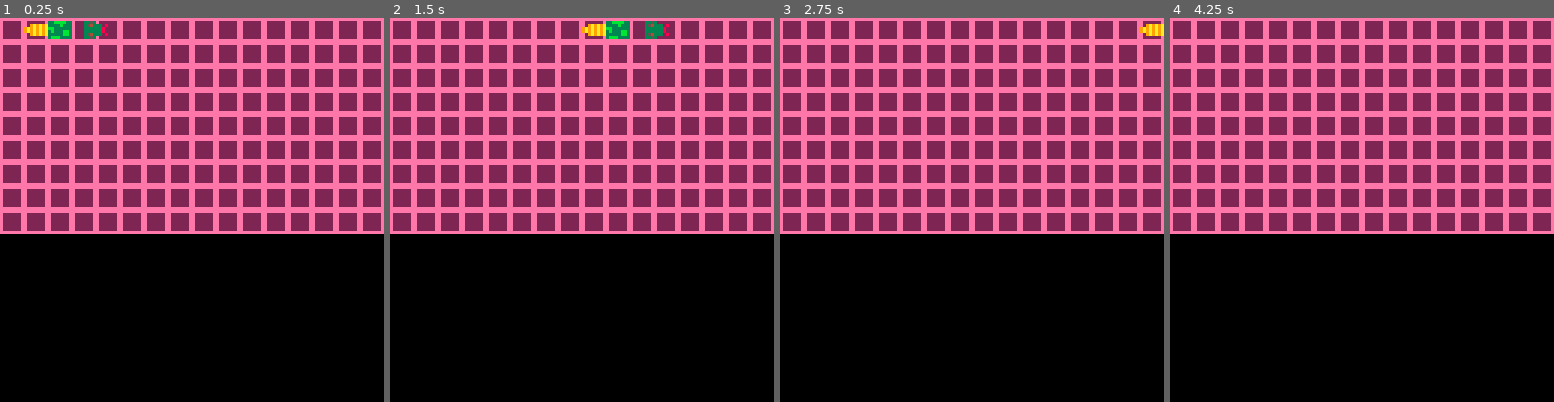
Above: before the commit, frames 1-4 (left to right).
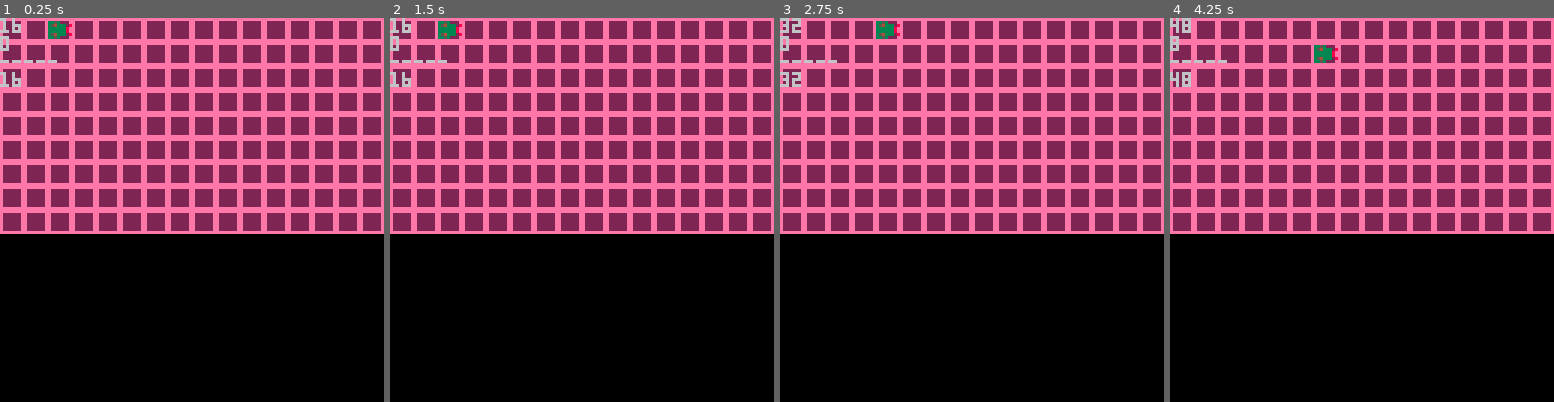
Above: after the commit, the same moments.

Repository: alainpuron/pico-8
Game: PICO-8 cartridge snake.p8
The game is run twice, just before and just after one commit, with the same random seed, the same clock (stepped at 60 frames per second) and the same inputs.
Inputs:
- Up to frame 1 (0.25 s): no input
- Up to frame 2 (1.5 s): no input
- Up to frame 3 (2.75 s): hold Right 1.6-2.1 s; hold Right from 2.47 s (still down)
- Up to frame 4 (4.25 s): release Right at 3.03 s; hold Down 3.63-3.97 s; hold Right from 4.02 s (still down)

The runs differ from the first frame. In frame 1, 1.0% of the frame differs, in the area x 0-29%, y 0-18%; in frame 2, 1.3%, in the area x 0-73%, y 0-18%; in frame 3, 0.8%; in frame 4, 0.7%.

Commit message:
Add files via upload

Diff:
--- a/snake.p8
+++ b/snake.p8
@@ -38,7 +38,7 @@
 				-- body --
 		{x=0,y=0,sp=17},
 
-		{x=0,y=0,sp=18} 	-- head
+		{x=16,y=0,sp=18} 	-- head
 
 	}
 
@@ -48,55 +48,37 @@
 end
 
 function snake_update()
+
 		snake_movement(snake)
 
 end
 
 function snake_draw(snake)
 
+
+
+
 		-- snake head
 		local head = snake[#snake]
 
 		-- minus the head
-		for i = 1 , #snake-1 do
+		for i = 1 , #snake do
 
 				-- body part
 				local	part = snake[i]
 
-				-- update to the last record
-				part.x = snake_h[#snake_h].x
-				part.y = snake_h[#snake_h].y
 
 				--print(part.sp)
-				spr(part.sp,part.x+ (i-1)*8,part.y,1,1)
-				spr(head.sp,head.x+ (#snake-1)*8,head.y,1,1)
+				--spr(part.sp,part.x+ (i-1)*8,part.y,1,1)
+				spr(head.sp,head.x,head.y,1,1)
 
 		end
 
+		print(head.x)
+		print(head.y)
+		print("-----")
+		print(last_x)
 
---		for i = 1 , #snake_h do
-
-		 --print(snake_h[i].x .. "," .. snake_h[i].y)
-
-	--	end
-
-	--	print(head.sp)
-…(4 lines of a section not shown)…
-	--	for i=1,#snake do
-
-		 -- for j=1,#snake[i] do
-
-		  	--	part = snake[i][j] -- body part spr
-		  	--	body_l = snake[i] 	-- body location x/y
-
-		   -- spr(part,body_l.x + (i-1)*8,body_l.y,1,1,body_l.fx,body_l.fy)
-
-		--  end
-
-	--	end
 
 end
 
@@ -105,28 +87,22 @@
 		local head = snake[#snake]
 
 		-- tile coordinates
-		tile_x = 	flr(head.x / 8)
-  tile_y = 	flr(head.y / 8)
+		--tile_x = 	flr(head.x / 8)
+ 	-- tile_y = 	flr(head.y / 8)
 
 		-- converting tile coordinates to pixel coordinates
-		cursor_x = (tile_x * 8)
-  cursor_y = tile_y * 8
+		--cursor_x = (tile_x * 8)
+  --cursor_y = tile_y * 8
 
-	for i = 1 , #snake do
+		last_x = head.x
 
-			add(snake_h,{
-					x = cursor_x,
-					y = cursor_y
-			})
+		if btnp(➡️) then
+			head.x+=8
+ 	end
 
-			if btn(⬇️) then
-				head.y+=1
-			end
-
-			head.x +=0.5
-
-
-	end
+ 	if btnp(⬇️) then
+			head.y+=8
+ 	end
 
 end
 -->8
